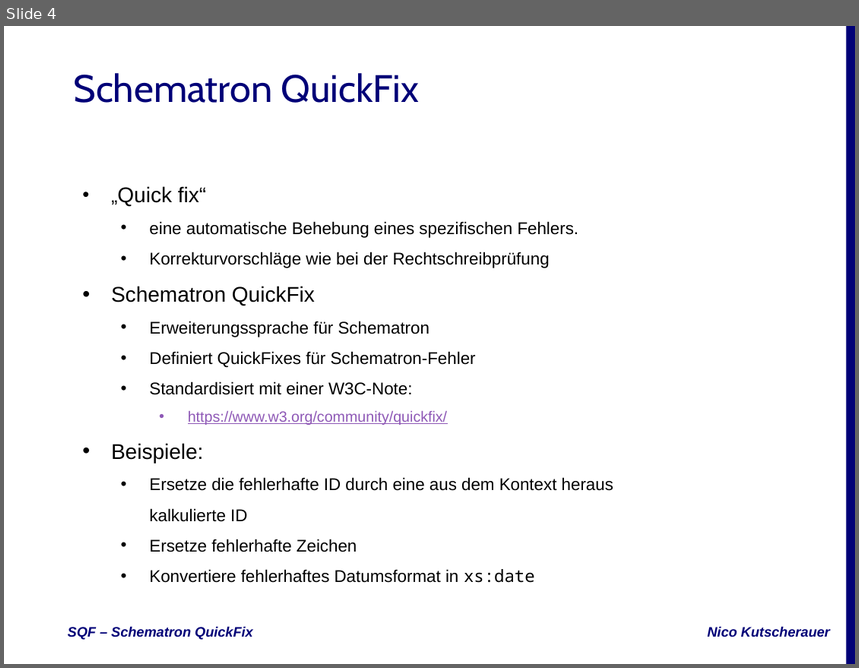
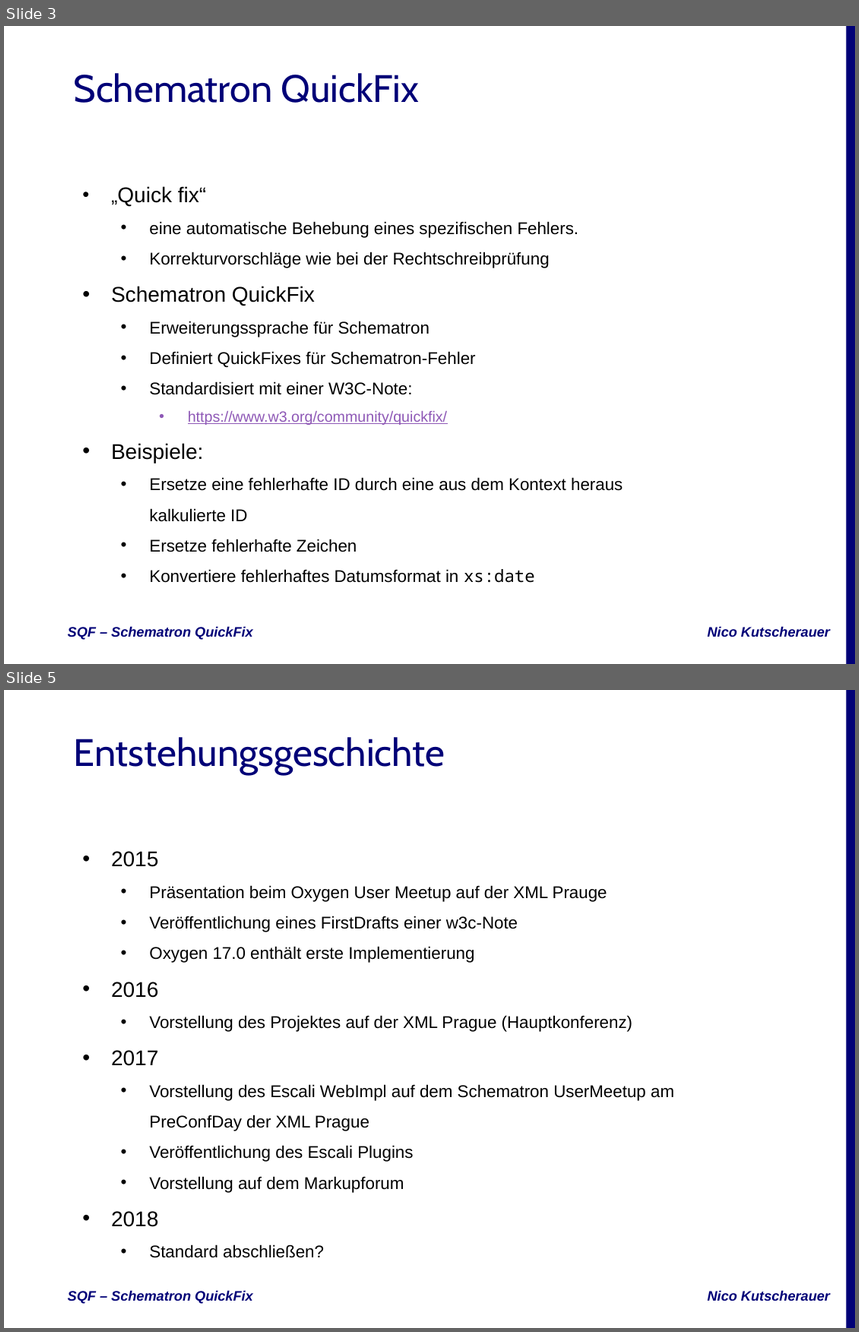
Before and after one commit to nkutsche/SchematronQuickFix-2017-11-17, a slide deck: SQF-Escali.pptx. Shown one above the other, each under a label of ours: slide 4 before the commit, slides 3 and 5 after it; the slides between them are not shown. The pictures are 859x668 and 859x1332 pixels, drawn with LibreOffice and Linux fonts; fonts in the diff are those of the drawing; background and template pictures are left out. Boxes give left, top, right and bottom in pixels: in the first picture for what was removed or moved away, otherwise in the second. Text is boxed around its words. In the diff, an @@ line names an element or a change of style, - is before the commit and + after.

```diff
--- a/SQF-Escali.pptx
+++ b/SQF-Escali.pptx
@@ slide 5 added at (4,690,855,1328), background #FFFFFF; not listed: 3 template elements that a slide beside it also shows @@
@@ title added at (74,737,445,774), 36 pt, text #000077 @@
+Entstehungsgeschichte
@@ subtitle added at (111,851,674,1258), 16 pt, text #000000 @@
+• 2015
+  • Präsentation beim Oxygen User Meetup auf der XML Prauge
+  • Veröffentlichung eines FirstDrafts einer w3c-Note
+  • Oxygen 17.0 enthält erste Implementierung
+• 2016
+  • Vorstellung des Projektes auf der XML Prague (Hauptkonferenz)
+• 2017
+  • Vorstellung des Escali WebImpl auf dem Schematron UserMeetup am PreConfDay der XML Prague
+  • Veröffentlichung des Escali Plugins
+  • Vorstellung auf dem Markupforum
+• 2018
+  • Standard abschließen?
@@ what was slide 4 is now slide 3 @@
@@ slide 3 changed as well @@
@@ subtitle at (149,477,623,522): text changed @@
-  • Ersetze die fehlerhafte ID durch eine aus dem Kontext heraus kalkulierte ID
+  • Ersetze eine fehlerhafte ID durch eine aus dem Kontext heraus kalkulierte ID
```
Also in this commit, not shown: 6 other slides changed, 21 other slides added, 1 slide removed, 4 other files.
